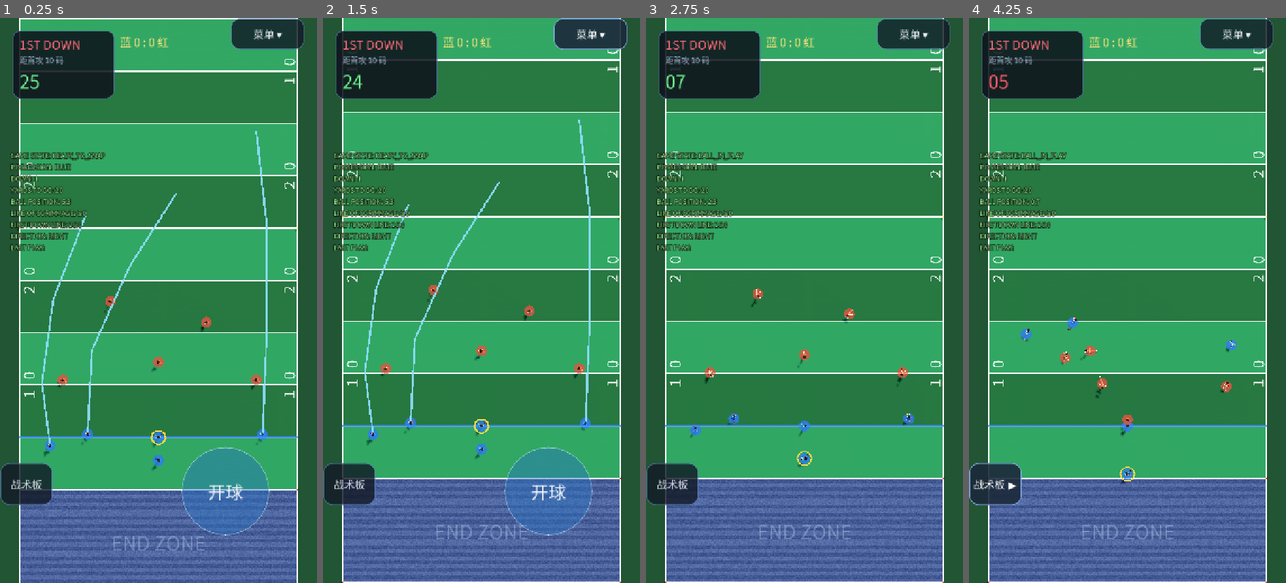
Above: before the commit, frames 1-4 (left to right).
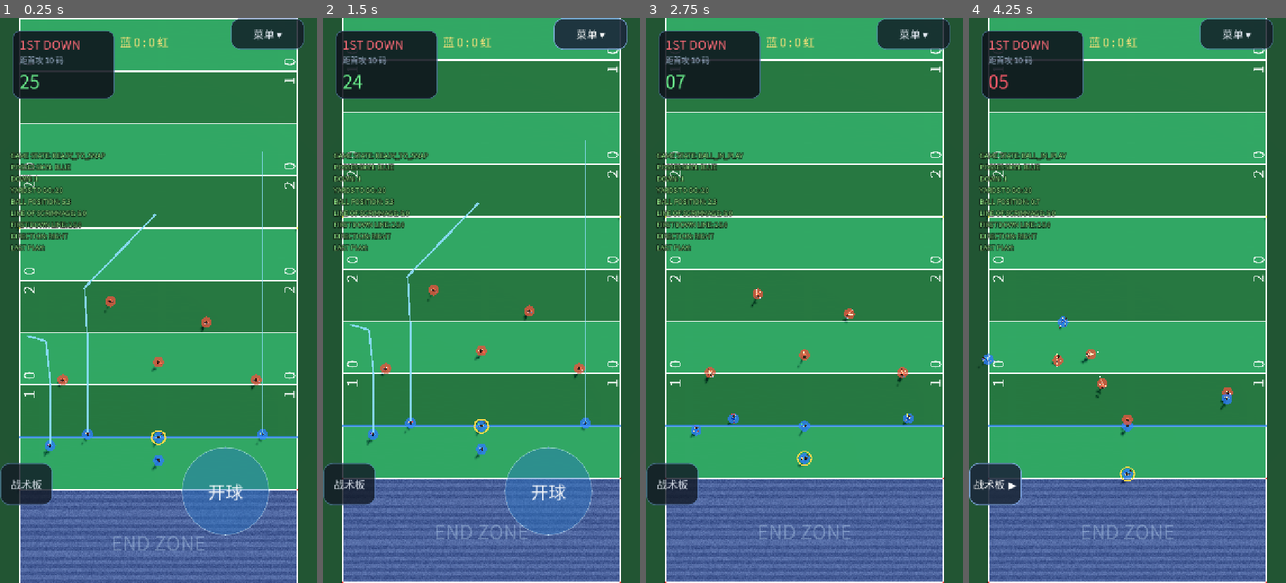
Above: after the commit, the same moments.

Repository: Fanda-81/FF-FlagFootball-Game
Game: Godot game, scene res://scenes/main.tscn
The game is run twice, just before and just after one commit, with the same random seed, the same clock (stepped at 60 frames per second) and the same inputs.
Inputs:
- Up to frame 1 (0.25 s): no input
- Up to frame 2 (1.5 s): click "菜单 ▾" at 0.5 s; click "菜单 ▴" at 1.25 s
- Up to frame 3 (2.75 s): click "开球" at 2 s
- Up to frame 4 (4.25 s): click "战术板" at 2.75 s; click "战术板 ◀" at 3.5 s

The runs differ from the first frame. In frame 1, 1.3% of the frame differs, in the area x 8-85%, y 20-76%; in frame 2, 1.3%; in frame 3, less than 0.1%; in frame 4, 0.6%.

Commit message:
Stage 2a: route library (8 routes), playbook = route combos

Diff:
--- /dev/null
+++ b/scripts/ai/route_library.gd
@@ -0,0 +1,70 @@
+extends RefCounted
+class_name RouteLibrary
+## 标准接球路线库：每条路线生成一串世界坐标路径点。
+##
+## 约定：
+##   · start = 接球手起跑位置（世界坐标）
+##   · direction = +1 朝 +Z 进攻，-1 朝 -Z 进攻
+##   · 返回的点已经夹在白色边线以内
+##   · 队员沿点依次跑，最后一段跑完后由 main 的自由跑逻辑接管
+
+const MIN_X := -12.6
+const MAX_X := 12.6
+
+const ROUTES := [
+	"go", "slant", "out", "in", "curl", "post", "corner", "drag", "short_out",
+]
+
+const LABELS := {
+	"go": "Go 直线纵深",
+	"slant": "Slant 斜插",
+	"out": "Out 外切",
+	"in": "In 内切",
+	"curl": "Curl 回身",
+	"post": "Post 后柱",
+	"corner": "Corner 角柱",
+	"drag": "Drag 横穿",
+	"short_out": "短出线",
+}
+
+
+static func has_route(route_id: String) -> bool:
+	return ROUTES.has(route_id)
+
+
+## 生成路线点（世界坐标）
+static func build(route_id: String, start: Vector3, direction: float) -> Array:
+	var offsets: Array = _offsets(route_id)
+	var points: Array = []
+	for offset in offsets:
+		var point := Vector3(
+			clampf(start.x + float(offset.x) * direction, MIN_X, MAX_X),
+			0.0,
+			start.z + float(offset.y) * direction)
+		points.append(point)
+	return points
+
+
+## 路线的相对偏移（x = 横向，y = 向前的码数）
+static func _offsets(route_id: String) -> Array:
+	match route_id:
+		"go":
+			return [Vector2(0.0, 9.0), Vector2(0.0, 18.0), Vector2(0.0, 27.0)]
+		"slant":
+			return [Vector2(0.0, 4.5), Vector2(1.6, 8.0), Vector2(3.4, 11.5)]
+		"out":
+			return [Vector2(0.0, 6.0), Vector2(0.4, 10.0), Vector2(4.5, 10.5)]
+		"in":
+			return [Vector2(0.0, 7.0), Vector2(-0.3, 11.0), Vector2(-5.0, 12.0)]
+		"curl":
+			return [Vector2(0.0, 8.0), Vector2(0.0, 12.0), Vector2(0.0, 7.5)]
+		"post":
+			return [Vector2(0.0, 9.0), Vector2(0.3, 14.0), Vector2(-6.5, 21.0)]
+		"corner":
+			return [Vector2(0.0, 9.0), Vector2(-0.6, 14.0), Vector2(5.5, 20.0)]
+		"drag":
+			return [Vector2(0.0, 3.0), Vector2(-4.0, 4.0), Vector2(-12.0, 5.0)]
+		"short_out":
+			return [Vector2(0.0, 2.0), Vector2(1.6, 4.0), Vector2(3.6, 5.0)]
+		_:
+			return [Vector2(0.0, 8.0), Vector2(0.0, 16.0)]
--- a/scripts/main.gd
+++ b/scripts/main.gd
@@ -2306,27 +2306,18 @@
 	_route_index.clear()
 	var play := Playbook.get_play(_current_play)
 	var route_table: Dictionary = play["routes"]
-	for actor in _receivers + [_center]:
-		if actor == null:
+	var actors: Array = _receivers.duplicate()
+	if _center != null:
+		actors.append(_center)
+	for actor_v in actors:
+		var actor: PlayerActor = actor_v as PlayerActor
+		var slot := _slot_of(actor)
+		var route_id := String(route_table.get(slot, ""))
+		if route_id == "":
 			continue
-		var receiver: PlayerActor = actor as PlayerActor
-		var slot := _slot_of(receiver)
-		if not route_table.has(slot):
-			# 战术里没写中锋路线时，给一条简单的短出线
-			if slot == "C":
-				var start_c: Vector3 = receiver.global_position
-				_routes[receiver] = [start_c + Vector3(0.0, 0.0, 2.0 * _attack_dir), start_c + Vector3(1.2 * _attack_dir, 0.0, 4.0 * _attack_dir)]
-				_route_index[receiver] = 0
-			continue
-		var start := receiver.global_position
-		var points: Array = []
-		for offset in route_table[slot]:
-			var point: Vector3 = start + Vector3(offset.x * _attack_dir, offset.y, offset.z * _attack_dir)
-			point.x = clampf(point.x, FIELD_MIN_X + 0.6, FIELD_MAX_X - 0.6)
-			point.z = clampf(point.z, FIELD_MIN_Z + 0.8, FIELD_MAX_Z - 0.8)
-			points.append(point)
-		_routes[receiver] = points
-		_route_index[receiver] = 0
+		var points := RouteLibrary.build(route_id, actor.global_position, float(_attack_dir))
+		_routes[actor] = points
+		_route_index[actor] = 0
 
 
 func _reset_free_state() -> void:
--- a/scripts/playbook.gd
+++ b/scripts/playbook.gd
@@ -1,97 +1,58 @@
 extends RefCounted
 class_name Playbook
-## 战术板：6 套腰旗战术（每套有自己的站位）
+## 战术板：战术 = **路线的组合**
 ##
-## 每套战术包含：
-##   formation —— 5 名进攻球员相对启球线的站位 {slot: {x, dz}}
-##   routes    —— X / Y / Z 的路线（相对各自站位的偏移，z 正 = 朝端区）
-##
-## 所有路线点在 main.gd 的 _build_routes() 里会被夹进白色边线以内。
+## 每套战术给 5 名进攻球员各指定一条 RouteLibrary 里的标准路线，
+## 路线点由 RouteLibrary.build() 生成，main.gd 只负责让球员沿点跑。
 
 const PLAYS := [
 	{
-		"id": "mesh",
-		"name": "网式",
-		"hint": "深柱 + 浅交叉 + 外切",
+		"id": "mesh", "name": "网式", "hint": "纵深 + 斜插 + 外切",
 		"formation": {
 			"QB": {"x": 0.0, "dz": -2.2}, "C": {"x": 0.0, "dz": 0.0},
 			"X": {"x": -10.0, "dz": 0.3}, "Y": {"x": 6.8, "dz": 0.3}, "Z": {"x": 10.4, "dz": -0.8},
 		},
-		"routes": {
-			"X": [Vector3(-0.4, 0.0, 10.0), Vector3(-0.4, 0.0, 20.0), Vector3(0.6, 0.0, 29.0)],
-			"Y": [Vector3(-0.4, 0.0, 8.0), Vector3(-4.0, 0.0, 16.0), Vector3(-8.5, 0.0, 23.0)],
-			"Z": [Vector3(0.8, 0.0, 6.0), Vector3(-0.3, 0.0, 14.0), Vector3(-3.4, 0.0, 22.0)],
-		},
+		"routes": {"X": "go", "Y": "post", "Z": "out", "C": "short_out"},
 	},
 	{
-		"id": "verticals",
-		"name": "全线冲刺",
-		"hint": "三人拉开齐冲前场",
+		"id": "verticals", "name": "全线冲刺", "hint": "三个人都跑纵深",
 		"formation": {
 			"QB": {"x": 0.0, "dz": -2.2}, "C": {"x": 0.0, "dz": 0.0},
 			"X": {"x": -11.6, "dz": 0.2}, "Y": {"x": -1.5, "dz": 0.2}, "Z": {"x": 10.6, "dz": 0.2},
 		},
-		"routes": {
-			"X": [Vector3(0.2, 0.0, 12.0), Vector3(0.2, 0.0, 23.0), Vector3(0.0, 0.0, 33.0)],
-			"Y": [Vector3(0.1, 0.0, 12.0), Vector3(0.1, 0.0, 24.0), Vector3(0.0, 0.0, 35.0)],
-			"Z": [Vector3(-0.2, 0.0, 12.0), Vector3(-0.2, 0.0, 25.0), Vector3(0.0, 0.0, 37.0)],
-		},
+		"routes": {"X": "go", "Y": "go", "Z": "go", "C": "short_out"},
 	},
 	{
-		"id": "slants",
-		"name": "斜插",
-		"hint": "三个人从不同位置快速内切",
+		"id": "slants", "name": "斜插", "hint": "快速内切，适合短传",
 		"formation": {
 			"QB": {"x": 0.0, "dz": -2.2}, "C": {"x": 0.0, "dz": 0.0},
 			"X": {"x": -7.0, "dz": 0.4}, "Y": {"x": 2.5, "dz": 0.4}, "Z": {"x": 9.0, "dz": -0.4},
 		},
-		"routes": {
-			"X": [Vector3(1.8, 0.0, 4.5), Vector3(4.0, 0.0, 8.0), Vector3(6.2, 0.0, 11.0)],
-			"Y": [Vector3(-2.0, 0.0, 4.5), Vector3(-4.2, 0.0, 8.5), Vector3(-6.4, 0.0, 11.5)],
-			"Z": [Vector3(-2.4, 0.0, 5.5), Vector3(-4.8, 0.0, 9.5), Vector3(-7.2, 0.0, 12.5)],
-		},
+		"routes": {"X": "slant", "Y": "slant", "Z": "in", "C": "short_out"},
 	},
 	{
-		"id": "curl",
-		"name": "回身",
-		"hint": "跑到位置再折回来接球",
+		"id": "curl", "name": "回身", "hint": "跑到点折回来接球",
 		"formation": {
 			"QB": {"x": 0.0, "dz": -2.2}, "C": {"x": 0.0, "dz": 0.0},
 			"X": {"x": -9.4, "dz": 0.4}, "Y": {"x": 6.0, "dz": 0.4}, "Z": {"x": 11.4, "dz": -0.6},
 		},
-		"routes": {
-			"X": [Vector3(-0.3, 0.0, 9.0), Vector3(-0.3, 0.0, 14.0), Vector3(0.3, 0.0, 8.5)],
-			"Y": [Vector3(0.2, 0.0, 9.0), Vector3(0.2, 0.0, 14.0), Vector3(-0.2, 0.0, 8.5)],
-			"Z": [Vector3(-0.4, 0.0, 10.0), Vector3(-0.4, 0.0, 15.0), Vector3(0.2, 0.0, 9.0)],
-		},
+		"routes": {"X": "curl", "Y": "curl", "Z": "curl", "C": "in"},
 	},
 	{
-		"id": "flood",
-		"name": "洪泛",
-		"hint": "三人集中一侧，一深两浅",
+		"id": "flood", "name": "洪泛", "hint": "一深两浅，拉开防守",
 		"formation": {
 			"QB": {"x": -1.0, "dz": -2.2}, "C": {"x": 0.0, "dz": 0.0},
 			"X": {"x": -11.0, "dz": 0.2}, "Y": {"x": 3.0, "dz": 0.3}, "Z": {"x": 8.5, "dz": -0.6},
 		},
-		"routes": {
-			"X": [Vector3(-0.2, 0.0, 11.0), Vector3(-0.2, 0.0, 21.0), Vector3(0.4, 0.0, 30.0)],
-			"Y": [Vector3(-1.2, 0.0, 5.0), Vector3(0.8, 0.0, 9.0), Vector3(2.6, 0.0, 12.0)],
-			"Z": [Vector3(0.6, 0.0, 7.0), Vector3(-0.4, 0.0, 12.0), Vector3(-1.6, 0.0, 7.5)],
-		},
+		"routes": {"X": "go", "Y": "out", "Z": "drag", "C": "short_out"},
 	},
 	{
-		"id": "screen",
-		"name": "屏风",
-		"hint": "快速外切，球到人到",
+		"id": "screen", "name": "屏风", "hint": "快速外切，球到人到",
 		"formation": {
 			"QB": {"x": 0.0, "dz": -2.4}, "C": {"x": 0.0, "dz": 0.0},
 			"X": {"x": -6.5, "dz": 0.5}, "Y": {"x": 5.5, "dz": 0.5}, "Z": {"x": 10.0, "dz": 0.0},
 		},
-		"routes": {
-			"X": [Vector3(-2.6, 0.0, 3.0), Vector3(-4.2, 0.0, 5.5), Vector3(-5.0, 0.0, 8.0)],
-			"Y": [Vector3(2.6, 0.0, 3.0), Vector3(4.2, 0.0, 5.5), Vector3(5.0, 0.0, 8.0)],
-			"Z": [Vector3(1.6, 0.0, 4.0), Vector3(1.8, 0.0, 6.5), Vector3(1.2, 0.0, 9.0)],
-		},
+		"routes": {"X": "short_out", "Y": "short_out", "Z": "corner", "C": "short_out"},
 	},
 ]
 
Binary file added: docs/routes-preview.png
Not shown, added: docs/routes-preview.png.import
Binary file changed: docs/screenshot-snap.png
Not shown, added: scripts/ai/route_library.gd.uid
Not shown, changed: build/web/index.pck
